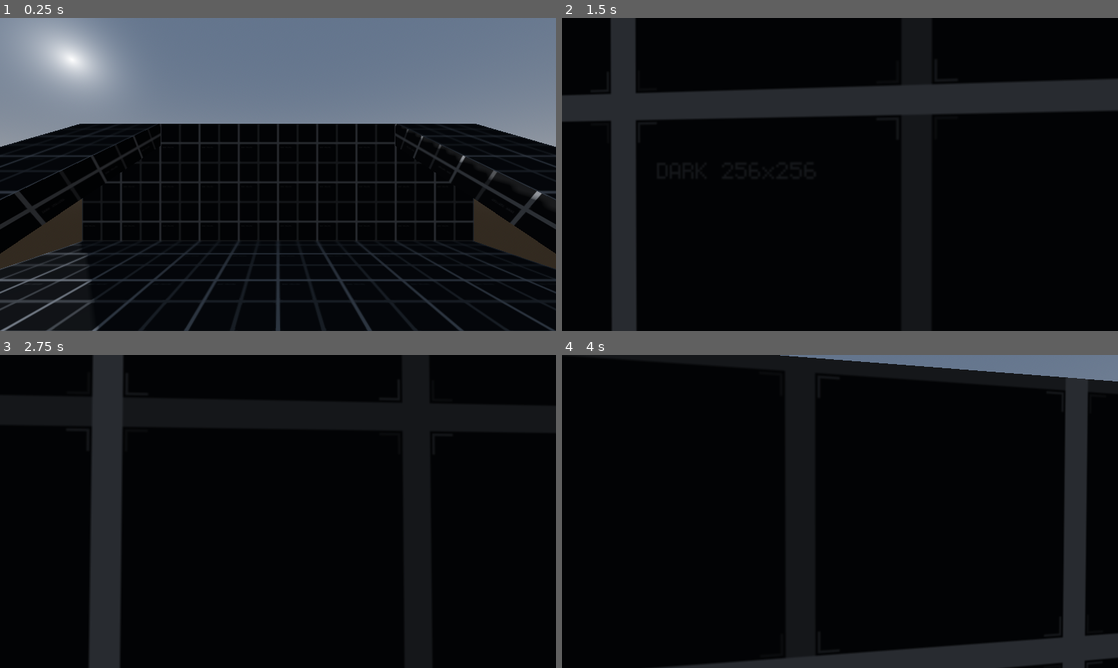
Above: before the commit, frames 1-4 (two rows, left to right).
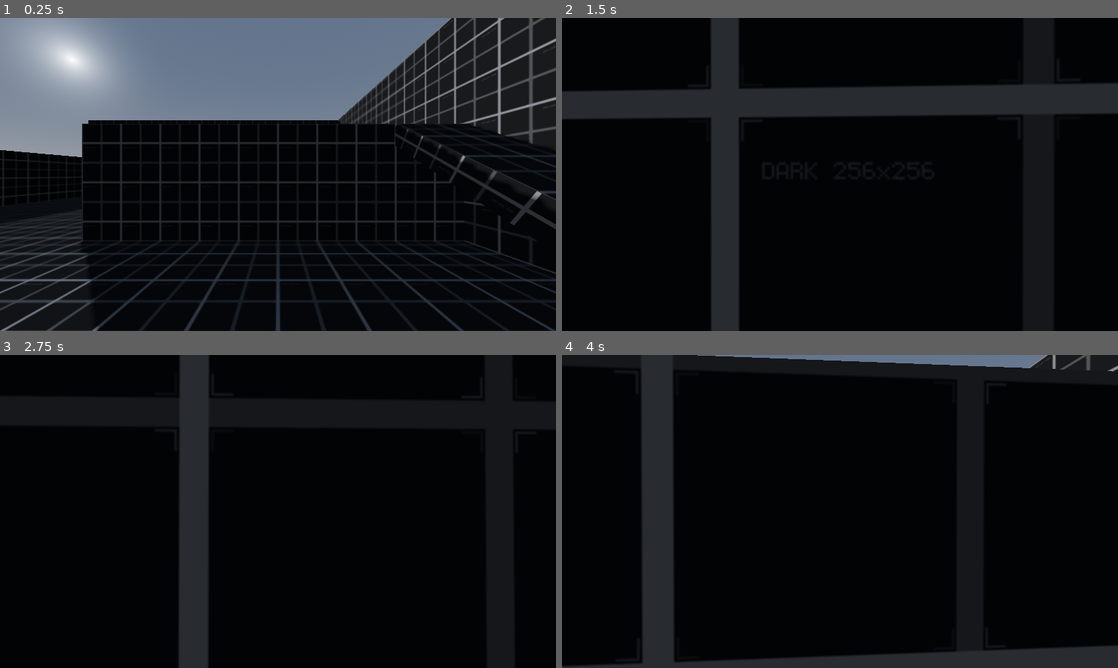
Above: after the commit, the same moments.

Repository: rbarongr/GodotFirstPersonController
Game: Godot game, scene res://Sandbox.tscn
Two runs of this game, one before a commit and one after it. Both use one fixed random seed, a clock stepped at 60 frames per second and the inputs below.
Inputs (mouse positions are in pixels of both pictures, inside the frame that each line leads up to):
- Up to frame 1 (0.25 s): no input
- Up to frame 2 (1.5 s): tap Enter at 0.5 s; move the mouse to (867, 174) at 0.52 s; hold W (move_forward) from 0.53 s (still down); tap Space (jump) at 0.6, 0.77, 1.07, 1.35 s; move the mouse to (812, 174) at 1.27 s
- Up to frame 3 (2.75 s): keep holding W (move_forward); tap Space (jump) at 1.52, 1.82, 2.1 s; move the mouse to (289, 505) at 2.02 s
- Up to frame 4 (4 s): keep holding W (move_forward); move the mouse to (834, 517) at 2.77 s; tap Space (jump) at 2.85, 3.02, 3.32, 3.6, 3.77 s; move the mouse to (878, 514) at 3.52 s

The runs differ from the first frame. In frame 1, 15% of the frame differs, in the area x 0-100%, y 0-82%; in frame 2, 9.2%; in frame 3, 9.8%; in frame 4, 12%.

Commit message:
add controller/gamepad support
Updated to Godot 4 Beta 17.

New inputs to use the joysticks to move and look/aim.

Some logic reworked.

Diff:
--- a/Player/player.gd
+++ b/Player/player.gd
@@ -1,63 +1,68 @@
-extends CharacterBody3D
+class_name Player extends CharacterBody3D
 
-@export_range(1, 35, 1) var speed : float = 10 # m/s
-@export_range(10, 400, 1) var acceleration : float = 100 # m/s^2
-@export_range(10, 400, 1) var deceleration : float = 100 # m/s^2
+@export_category("Player")
+@export_range(1, 35, 1) var speed: float = 10 # m/s
+@export_range(10, 400, 1) var acceleration: float = 100 # m/s^2
 
-@export_range(0.1, 3.0, 0.1) var jump_height : float = 1 # m
-@export_range(0.1, 3.0, 0.1) var mouse_sens : float = 1
+@export_range(0.1, 3.0, 0.1) var jump_height: float = 1 # m
+@export_range(0.1, 9.25, 0.05, "or_greater") var camera_sens: float = 3
 
-var jumping : bool
+var jumping: bool = false
+var mouse_captured: bool = false
 
-var gravity : float = ProjectSettings.get_setting("physics/3d/default_gravity")
+var gravity: float = ProjectSettings.get_setting("physics/3d/default_gravity")
 
-var input_dir : Vector2 # Player input
+var move_dir: Vector2 # Input direction for movement
+var look_dir: Vector2 # Input direction for look/aim
 
-var walk_vel : Vector3 # Walking velocity
-var grav_vel : Vector3 # Gravity velocity
-var jump_vel : Vector3 # Jumping velocity
+var walk_vel: Vector3 # Walking velocity
+var grav_vel: Vector3 # Gravity velocity
+var jump_vel: Vector3 # Jumping velocity
 
-@onready var camera : Camera3D = $Camera
+@onready var camera: Camera3D = $Camera
 
 func _ready() -> void:
-	capture_mouse(true)
+	capture_mouse()
 
-func _input(event : InputEvent) -> void:
-	input_dir = Input.get_vector("move_left", "move_right", "move_forward", "move_backward")
-	if event is InputEventMouseMotion: _aim(event)
+func _input(event: InputEvent) -> void:
+	if event is InputEventMouseMotion: look_dir = event.relative * 0.01
 	if Input.is_action_just_pressed("jump"): jumping = true
 	if Input.is_action_just_pressed("exit"): get_tree().quit()
 
-func _physics_process(delta : float) -> void:
+func _physics_process(delta: float) -> void:
+	if mouse_captured: _rotate_camera(delta)
 	velocity = _walk(delta) + _gravity(delta) + _jump(delta)
 	move_and_slide()
 
-func capture_mouse(capture : bool) -> void:
-	if capture:
-		Input.set_mouse_mode(Input.MOUSE_MODE_CAPTURED)
-	else:
-		Input.set_mouse_mode(Input.MOUSE_MODE_VISIBLE)
+func capture_mouse() -> void:
+	Input.set_mouse_mode(Input.MOUSE_MODE_CAPTURED)
+	mouse_captured = true
 
-func _aim(event : InputEvent) -> void:
-	var mouse_axis : Vector2 = event.relative if Input.get_mouse_mode() == Input.MOUSE_MODE_CAPTURED else Vector2.ZERO
-	camera.rotation.y -= mouse_axis.x * mouse_sens * .001
-	camera.rotation.x = clamp(camera.rotation.x - mouse_axis.y * mouse_sens * .001, -1.5, 1.5)
+func release_mouse() -> void:
+	Input.set_mouse_mode(Input.MOUSE_MODE_VISIBLE)
+	mouse_captured = false
 
-func _walk(delta : float) -> Vector3:
-	if input_dir:
-		var camera_dir : Vector3 = camera.global_transform.basis * Vector3(input_dir.x, 0, input_dir.y)
-		walk_vel = walk_vel.move_toward(Vector3(camera_dir.x, 0, camera_dir.z).normalized() * speed, acceleration * delta)
-	else:
-		walk_vel = walk_vel.move_toward(Vector3.ZERO, deceleration * delta)
+func _rotate_camera(delta: float, sens_mod: float = 1.0) -> void:
+	look_dir += Input.get_vector("look_left","look_right","look_up","look_down")
+	camera.rotation.y -= look_dir.x * camera_sens * sens_mod * delta
+	camera.rotation.x = clamp(camera.rotation.x - look_dir.y * camera_sens * sens_mod * delta, -1.5, 1.5)
+	look_dir = Vector2.ZERO
+
+func _walk(delta: float) -> Vector3:
+	move_dir = Input.get_vector("move_left", "move_right", "move_forward", "move_backwards")
+	var _forward: Vector3 = camera.transform.basis * Vector3(move_dir.x, 0, move_dir.y)
+	var walk_dir: Vector3 = Vector3(_forward.x, 0, _forward.z).normalized()
+	walk_vel = walk_vel.move_toward(walk_dir * speed * move_dir.length(), acceleration * delta)
 	return walk_vel
 
-func _gravity(delta : float) -> Vector3:
+func _gravity(delta: float) -> Vector3:
 	grav_vel = Vector3.ZERO if is_on_floor() else grav_vel.move_toward(Vector3(0, velocity.y - gravity, 0), gravity * delta)
 	return grav_vel
 
-func _jump(delta : float) -> Vector3:
+func _jump(delta: float) -> Vector3:
 	if jumping:
-		jumping = false; if is_on_floor(): jump_vel = Vector3(0, sqrt(4 * jump_height * gravity), 0)
-	else:
-		jump_vel = Vector3.ZERO if is_on_floor() else jump_vel.move_toward(Vector3.ZERO, gravity * delta)
+		if is_on_floor(): jump_vel = Vector3(0, sqrt(4 * jump_height * gravity), 0)
+		jumping = false
+		return jump_vel
+	jump_vel = Vector3.ZERO if is_on_floor() else jump_vel.move_toward(Vector3.ZERO, gravity * delta)
 	return jump_vel
--- a/Sandbox.tscn
+++ b/Sandbox.tscn
@@ -38,14 +38,14 @@
 size = Vector3(10, 0.5, 10)
 material = SubResource("StandardMaterial3D_p85vg")
 
+[node name="Floor3" type="CSGBox3D" parent="Platform"]
+transform = Transform3D(1, 0, 0, 0, 1, 0, 0, 0, 1, -10, -0.25, -5)
+use_collision = true
+size = Vector3(10, 0.5, 20)
+material = SubResource("StandardMaterial3D_p85vg")
+
 [node name="Ramp" type="CSGBox3D" parent="Platform"]
 transform = Transform3D(1, 0, 0, 0, 0.866025, -0.5, 0, 0.5, 0.866025, 4, 1.28, -2.264)
-use_collision = true
-size = Vector3(2, 0.5, 6)
-material = SubResource("StandardMaterial3D_p85vg")
-
-[node name="Ramp2" type="CSGBox3D" parent="Platform"]
-transform = Transform3D(1, 0, 0, 0, 0.866025, -0.5, 0, 0.5, 0.866025, -4, 1.28, -2.264)
 use_collision = true
 size = Vector3(2, 0.5, 6)
 material = SubResource("StandardMaterial3D_p85vg")
@@ -56,8 +56,56 @@
 size = Vector3(10, 0.5, 10)
 material = SubResource("StandardMaterial3D_p85vg")
 
+[node name="Floor4" type="CSGBox3D" parent="Platform"]
+transform = Transform3D(1, 0, 0, 0, 1, 0, 0, 0, 1, -7, 0.5, -13)
+use_collision = true
+size = Vector3(4, 1, 4)
+material = SubResource("StandardMaterial3D_p85vg")
+
+[node name="Floor5" type="CSGBox3D" parent="Platform"]
+transform = Transform3D(1, 0, 0, 0, 1, 0, 0, 0, 1, -5, 1.5, -13)
+use_collision = true
+size = Vector3(4, 1, 4)
+material = SubResource("StandardMaterial3D_p85vg")
+
 [node name="Wall" type="CSGBox3D" parent="Platform"]
 transform = Transform3D(1, 0, 0, 0, 1, 0, 0, 0, 1, 0, 1.5, -5)
 use_collision = true
 size = Vector3(10, 3, 0.5)
 material = SubResource("StandardMaterial3D_p85vg")
+
+[node name="Wall3" type="CSGBox3D" parent="Platform"]
+transform = Transform3D(1, 0, 0, 0, 1, 0, 0, 0, 1, -5, 4.5, -15)
+use_collision = true
+size = Vector3(20, 3, 0.5)
+material = SubResource("StandardMaterial3D_p85vg")
+
+[node name="Wall5" type="CSGBox3D" parent="Platform"]
+transform = Transform3D(-4.37114e-08, 0, 1, 0, 1, 0, -1, 0, -4.37114e-08, -15, 1.5, -5)
+use_collision = true
+size = Vector3(20, 3, 0.5)
+material = SubResource("StandardMaterial3D_p85vg")
+
+[node name="Wall7" type="CSGBox3D" parent="Platform"]
+transform = Transform3D(-4.37114e-08, 0, 1, 0, 1, 0, -1, 0, -4.37114e-08, 5, 3, -5)
+use_collision = true
+size = Vector3(20, 6, 0.5)
+material = SubResource("StandardMaterial3D_p85vg")
+
+[node name="Wall4" type="CSGBox3D" parent="Platform"]
+transform = Transform3D(1, 0, 0, 0, 1, 0, 0, 0, 1, -10, 1.5, -15)
+use_collision = true
+size = Vector3(10, 3, 0.5)
+material = SubResource("StandardMaterial3D_p85vg")
+
+[node name="Wall8" type="CSGBox3D" parent="Platform"]
+transform = Transform3D(-4.37114e-08, 0, -1, 0, 1, 0, 1, 0, -4.37114e-08, -5, 1.5, -10)
+use_collision = true
+size = Vector3(10, 3, 0.5)
+material = SubResource("StandardMaterial3D_p85vg")
+
+[node name="Wall6" type="CSGBox3D" parent="Platform"]
+transform = Transform3D(1, 0, 0, 0, 1, 0, 0, 0, 1, -5, 1.5, 5)
+use_collision = true
+size = Vector3(20, 3, 0.5)
+material = SubResource("StandardMaterial3D_p85vg")
--- a/project.godot
+++ b/project.godot
@@ -22,33 +22,59 @@
 
 [input]
 
-move_left={
+move_forward={
 "deadzone": 0.5,
-"events": [Object(InputEventKey,"resource_local_to_scene":false,"resource_name":"","device":0,"window_id":0,"alt_pressed":false,"shift_pressed":false,"ctrl_pressed":false,"meta_pressed":false,"pressed":false,"keycode":0,"physical_keycode":65,"unicode":0,"echo":false,"script":null)
+"events": [Object(InputEventKey,"resource_local_to_scene":false,"resource_name":"","device":0,"window_id":0,"alt_pressed":false,"shift_pressed":false,"ctrl_pressed":false,"meta_pressed":false,"pressed":false,"keycode":0,"physical_keycode":87,"key_label":0,"unicode":0,"echo":false,"script":null)
+, Object(InputEventJoypadMotion,"resource_local_to_scene":false,"resource_name":"","device":-1,"axis":1,"axis_value":-1.0,"script":null)
+]
+}
+move_backwards={
+"deadzone": 0.5,
+"events": [Object(InputEventKey,"resource_local_to_scene":false,"resource_name":"","device":0,"window_id":0,"alt_pressed":false,"shift_pressed":false,"ctrl_pressed":false,"meta_pressed":false,"pressed":false,"keycode":0,"physical_keycode":83,"key_label":0,"unicode":0,"echo":false,"script":null)
+, Object(InputEventJoypadMotion,"resource_local_to_scene":false,"resource_name":"","device":-1,"axis":1,"axis_value":1.0,"script":null)
 ]
 }
 move_right={
 "deadzone": 0.5,
-"events": [Object(InputEventKey,"resource_local_to_scene":false,"resource_name":"","device":0,"window_id":0,"alt_pressed":false,"shift_pressed":false,"ctrl_pressed":false,"meta_pressed":false,"pressed":false,"keycode":0,"physical_keycode":68,"unicode":0,"echo":false,"script":null)
+"events": [Object(InputEventKey,"resource_local_to_scene":false,"resource_name":"","device":0,"window_id":0,"alt_pressed":false,"shift_pressed":false,"ctrl_pressed":false,"meta_pressed":false,"pressed":false,"keycode":0,"physical_keycode":68,"key_label":0,"unicode":0,"echo":false,"script":null)
+, Object(InputEventJoypadMotion,"resource_local_to_scene":false,"resource_name":"","device":-1,"axis":0,"axis_value":1.0,"script":null)
 ]
 }
-move_forward={
+move_left={
 "deadzone": 0.5,
-"events": [Object(InputEventKey,"resource_local_to_scene":false,"resource_name":"","device":0,"window_id":0,"alt_pressed":false,"shift_pressed":false,"ctrl_pressed":false,"meta_pressed":false,"pressed":false,"keycode":0,"physical_keycode":87,"unicode":0,"echo":false,"script":null)
-]
-}
-move_backward={
-"deadzone": 0.5,
-"events": [Object(InputEventKey,"resource_local_to_scene":false,"resource_name":"","device":0,"window_id":0,"alt_pressed":false,"shift_pressed":false,"ctrl_pressed":false,"meta_pressed":false,"pressed":false,"keycode":0,"physical_keycode":83,"unicode":0,"echo":false,"script":null)
+"events": [Object(InputEventKey,"resource_local_to_scene":false,"resource_name":"","device":0,"window_id":0,"alt_pressed":false,"shift_pressed":false,"ctrl_pressed":false,"meta_pressed":false,"pressed":false,"keycode":0,"physical_keycode":65,"key_label":0,"unicode":0,"echo":false,"script":null)
+, Object(InputEventJoypadMotion,"resource_local_to_scene":false,"resource_name":"","device":-1,"axis":0,"axis_value":-1.0,"script":null)
 ]
 }
 jump={
 "deadzone": 0.5,
-"events": [Object(InputEventKey,"resource_local_to_scene":false,"resource_name":"","device":0,"window_id":0,"alt_pressed":false,"shift_pressed":false,"ctrl_pressed":false,"meta_pressed":false,"pressed":false,"keycode":0,"physical_keycode":32,"unicode":0,"echo":false,"script":null)
+"events": [Object(InputEventKey,"resource_local_to_scene":false,"resource_name":"","device":0,"window_id":0,"alt_pressed":false,"shift_pressed":false,"ctrl_pressed":false,"meta_pressed":false,"pressed":false,"keycode":0,"physical_keycode":32,"key_label":0,"unicode":0,"echo":false,"script":null)
+, Object(InputEventJoypadButton,"resource_local_to_scene":false,"resource_name":"","device":-1,"button_index":0,"pressure":0.0,"pressed":true,"script":null)
 ]
 }
 exit={
 "deadzone": 0.5,
-"events": [Object(InputEventKey,"resource_local_to_scene":false,"resource_name":"","device":0,"window_id":0,"alt_pressed":false,"shift_pressed":false,"ctrl_pressed":false,"meta_pressed":false,"pressed":false,"keycode":0,"physical_keycode":4194305,"unicode":0,"echo":false,"script":null)
+"events": [Object(InputEventKey,"resource_local_to_scene":false,"resource_name":"","device":0,"window_id":0,"alt_pressed":false,"shift_pressed":false,"ctrl_pressed":false,"meta_pressed":false,"pressed":false,"keycode":0,"physical_keycode":4194305,"key_label":0,"unicode":0,"echo":false,"script":null)
+, Object(InputEventJoypadButton,"resource_local_to_scene":false,"resource_name":"","device":-1,"button_index":1,"pressure":0.0,"pressed":true,"script":null)
 ]
 }
+look_up={
+"deadzone": 0.1,
+"events": [Object(InputEventJoypadMotion,"resource_local_to_scene":false,"resource_name":"","device":-1,"axis":3,"axis_value":-1.0,"script":null)
+]
+}
+look_down={
+"deadzone": 0.1,
+"events": [Object(InputEventJoypadMotion,"resource_local_to_scene":false,"resource_name":"","device":-1,"axis":3,"axis_value":1.0,"script":null)
+]
+}
+look_right={
+"deadzone": 0.1,
+"events": [Object(InputEventJoypadMotion,"resource_local_to_scene":false,"resource_name":"","device":-1,"axis":2,"axis_value":1.0,"script":null)
+]
+}
+look_left={
+"deadzone": 0.1,
+"events": [Object(InputEventJoypadMotion,"resource_local_to_scene":false,"resource_name":"","device":-1,"axis":2,"axis_value":-1.0,"script":null)
+]
+}
Not shown, changed: Assets/BasicFPCBeta8.png.import
Not shown, changed: Assets/DarkPrototypeTexture.png.import
Not shown, changed: icon.svg.import
Not shown, changed: README.md
